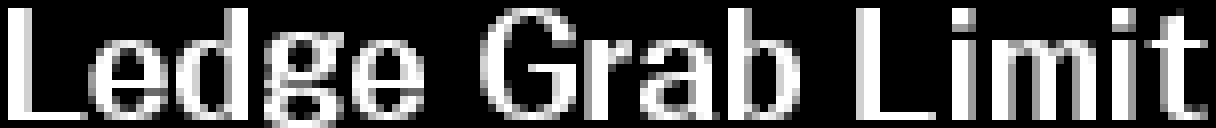
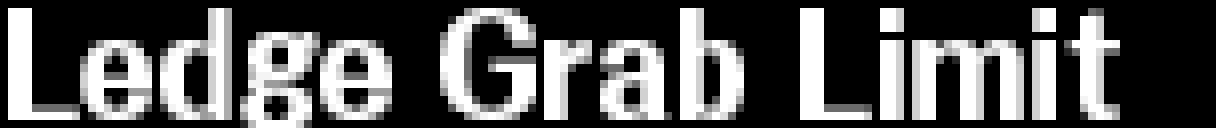
Layered file, before and after one edit (1216px x 128px). Changes by layer:
renamed "g" to "Ledge Grab Limit copy", painted on it, masked it over [left=240, top=32, right=344, bottom=128]
removed layer "Layer 2" over [left=256, top=32, right=344, bottom=128]
painted on "Ledge Grab Limit", masked it over [left=24, top=8, right=1208, bottom=128]
